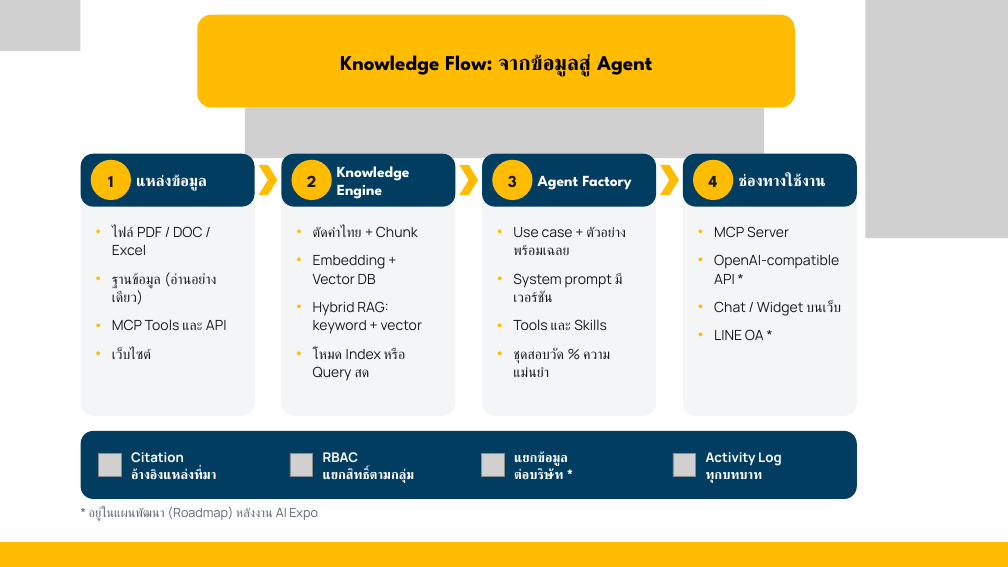
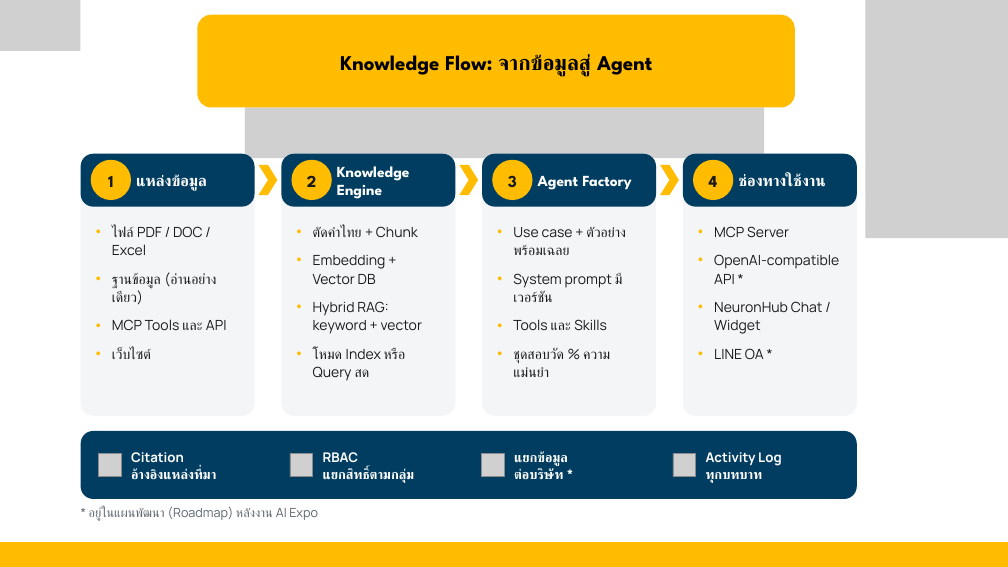
Before and after one commit to petong29149/imc-neuronknowledge, a slide deck: slide 18 of docs/sales/IMC_AI_Transformation_Packages.pptx (slide 19 before the commit). Drawn at 1008x567 pixels with LibreOffice and Linux fonts; fonts in the diff are those of the drawing; grey boxes stand for pictures. Boxes give left, top, right and bottom in pixels: in the first picture for what was removed or moved away, otherwise in the second. Text is boxed around its words. In the diff, an @@ line names an element or a change of style, - is before the commit and + after.

```diff
--- a/docs/sales/IMC_AI_Transformation_Packages.pptx
+++ b/docs/sales/IMC_AI_Transformation_Packages.pptx
@@ text at (714, 301, 823, 334): text changed @@
-• Chat / Widget บนเว็บ
+• NeuronHub Chat / Widget
```
Also in this commit, not shown: 13 other slides changed, 1 slide removed, 21 other files.
